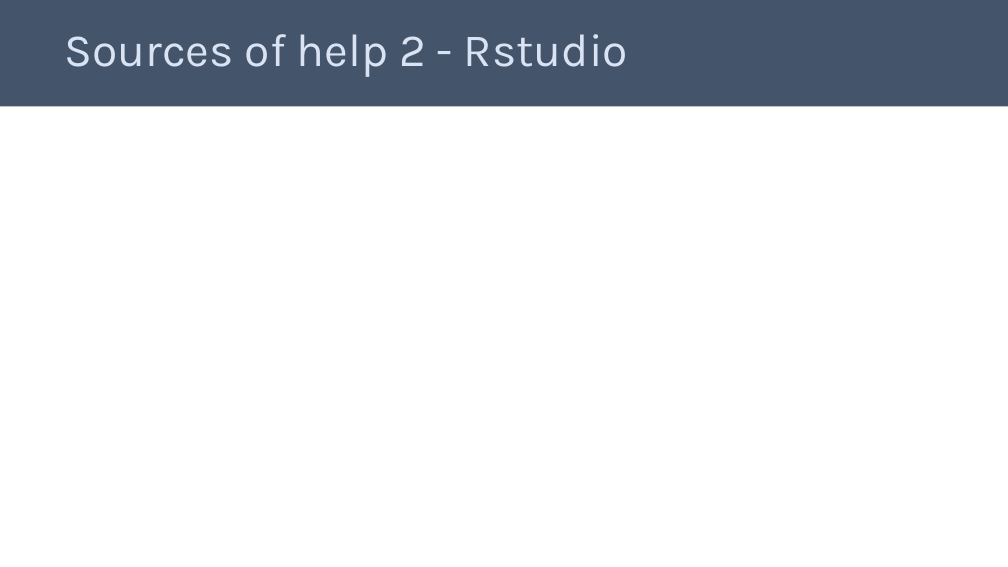
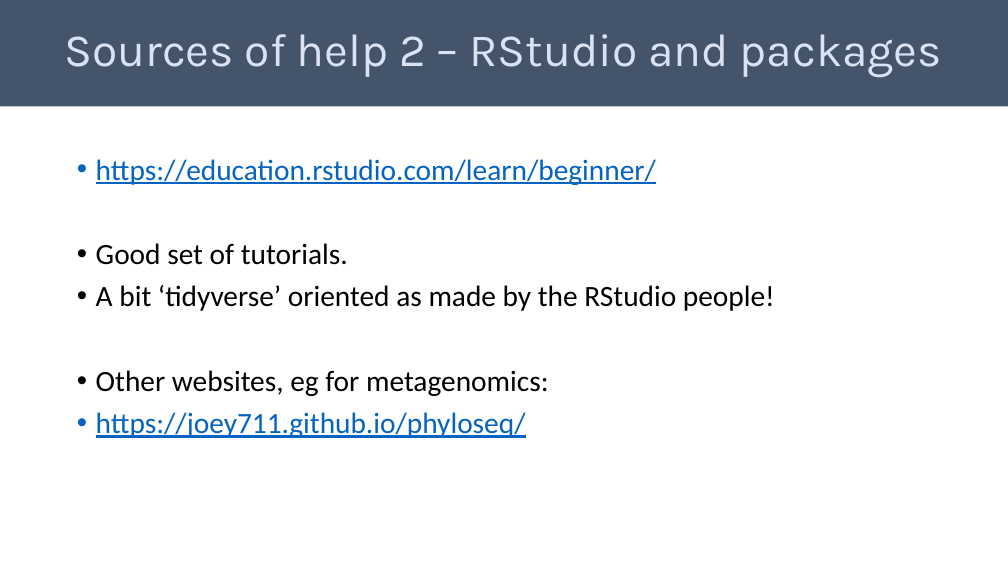
Before and after one commit to telatin/R_for_Statistics, a slide deck: slide 14 of docs/day1.pptx. Drawn at 1008x567 pixels with LibreOffice and Linux fonts; fonts in the diff are those of the drawing. Boxes give left, top, right and bottom in pixels: in the first picture for what was removed or moved away, otherwise in the second. Text is boxed around its words. In the diff, an @@ line names an element or a change of style, - is before the commit and + after.

Commit message:
update for Jan 2023
These are quarto files hence the manual upload, I need to upgrade the whole website to Quarto.

```diff
--- a/docs/day1.pptx
+++ b/docs/day1.pptx
@@ title at [64,34,942,76]: text changed @@
-Sources of help 2 - Rstudio
+Sources of help 2 – RStudio and packages
@@ text added at [96,159,775,438], 28 pt, text #000000 @@
+• https://education.rstudio.com/learn/beginner/
+• Good set of tutorials.
+• A bit ‘tidyverse’ oriented as made by the RStudio people!
+• Other websites, eg for metagenomics:
+• https://joey711.github.io/phyloseq/
```
Also in this commit, not shown: 9 other slides changed, 1 slide added, 1 other file.
